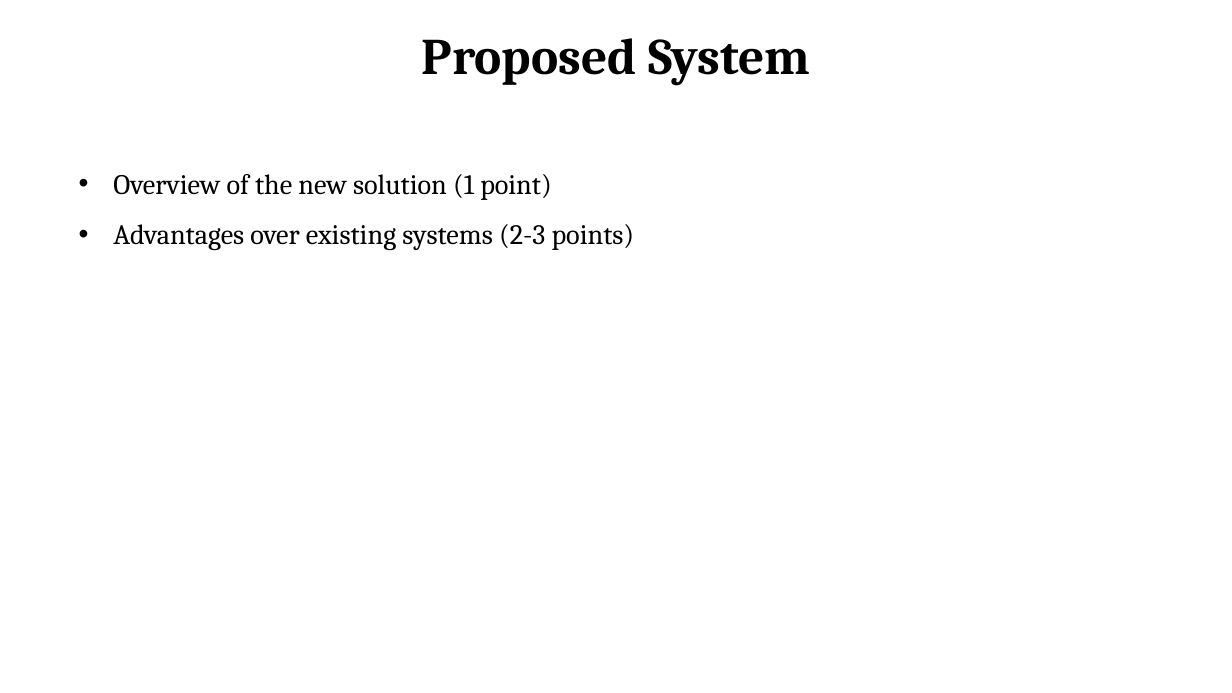
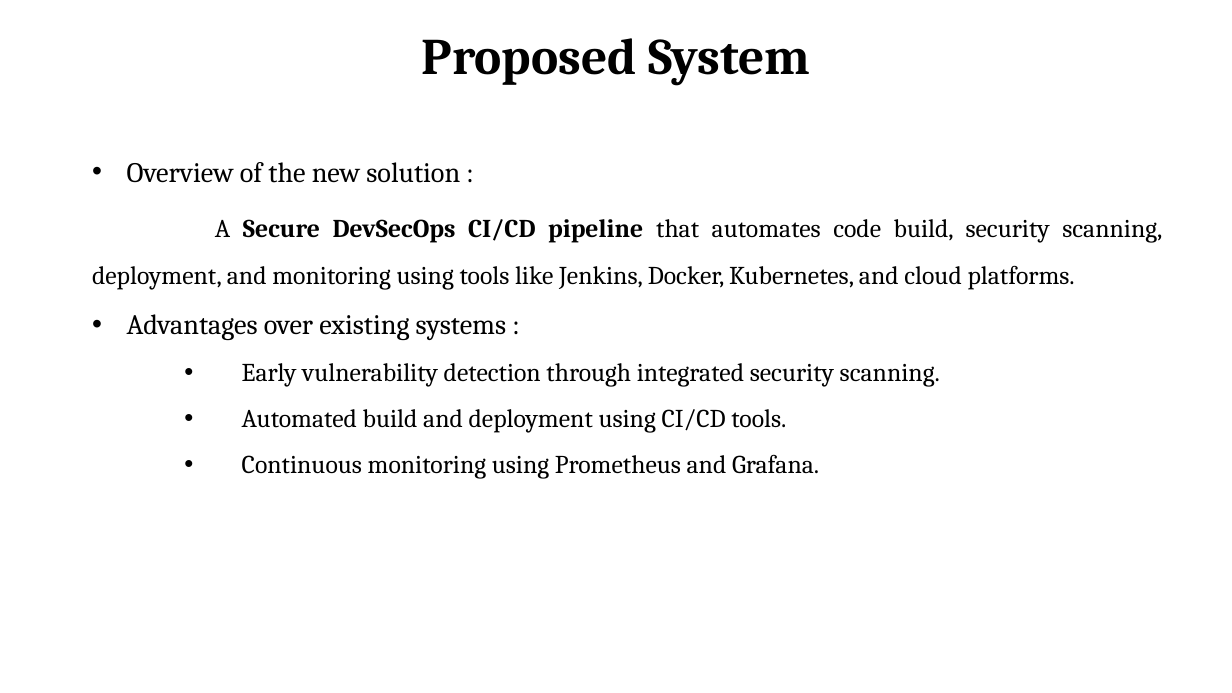
Before and after one commit to Shakthivelk24/DevSecOps-Documentation, a slide deck: slide 9 of Documentation/PPT/CSEP23605 Review 1.pptx (slide 7 before the commit). Drawn at 1232x693 pixels with LibreOffice and Linux fonts; fonts in the diff are those of the drawing; background and template pictures are left out. Boxes give left, top, right and bottom in pixels: in the first picture for what was removed or moved away, otherwise in the second. Text is boxed around its words. In the diff, an @@ line names an element or a change of style, - is before the commit and + after.

```diff
--- a/Documentation/PPT/CSEP23605 Review 1.pptx
+++ b/Documentation/PPT/CSEP23605 Review 1.pptx
@@ text at (x1=92, y1=162, x2=1162, y2=479): text changed; size 22 to 20 pt @@
-• Overview of the new solution (1 point)
-• Advantages over existing systems (2-3 points)
+• Overview of the new solution :
+A Secure DevSecOps CI/CD pipeline that automates code build, security scanning, deployment, and monitoring using tools like Jenkins, Docker, Kubernetes, and cloud platforms.
+• Advantages over existing systems :
+    • Early vulnerability detection through integrated security scanning.
+    • Automated build and deployment using CI/CD tools.
+    • Continuous monitoring using Prometheus and Grafana.
```
Also in this commit, not shown: 9 other slides changed, 8 slides added, 3 slides removed.
